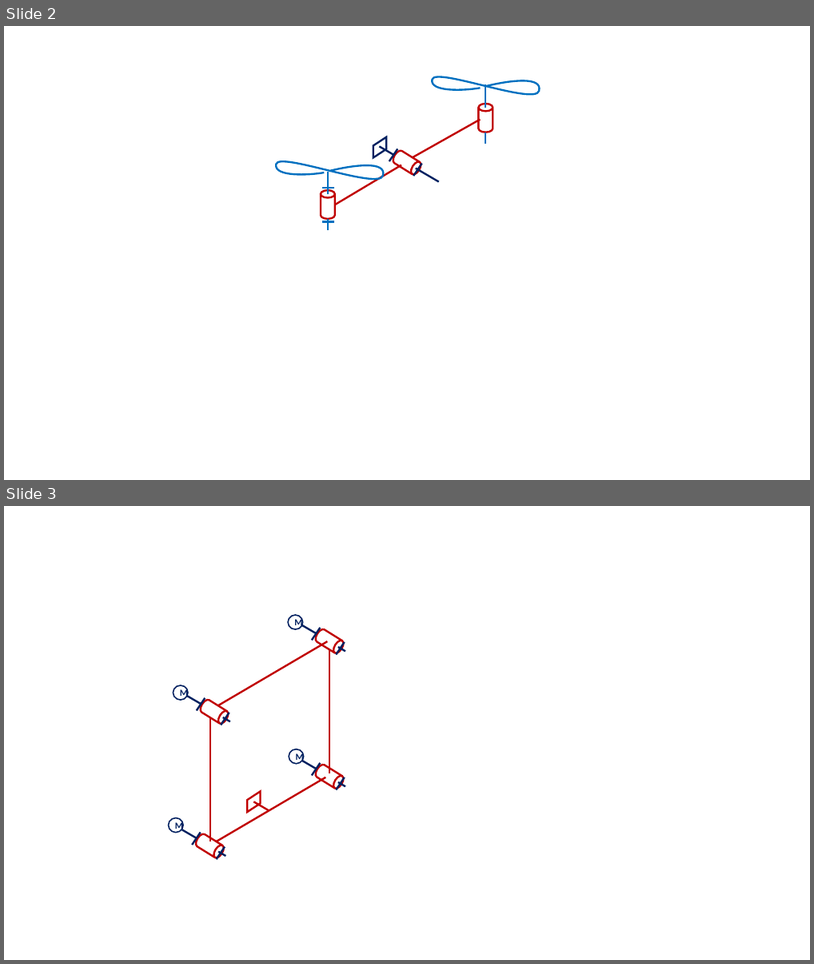
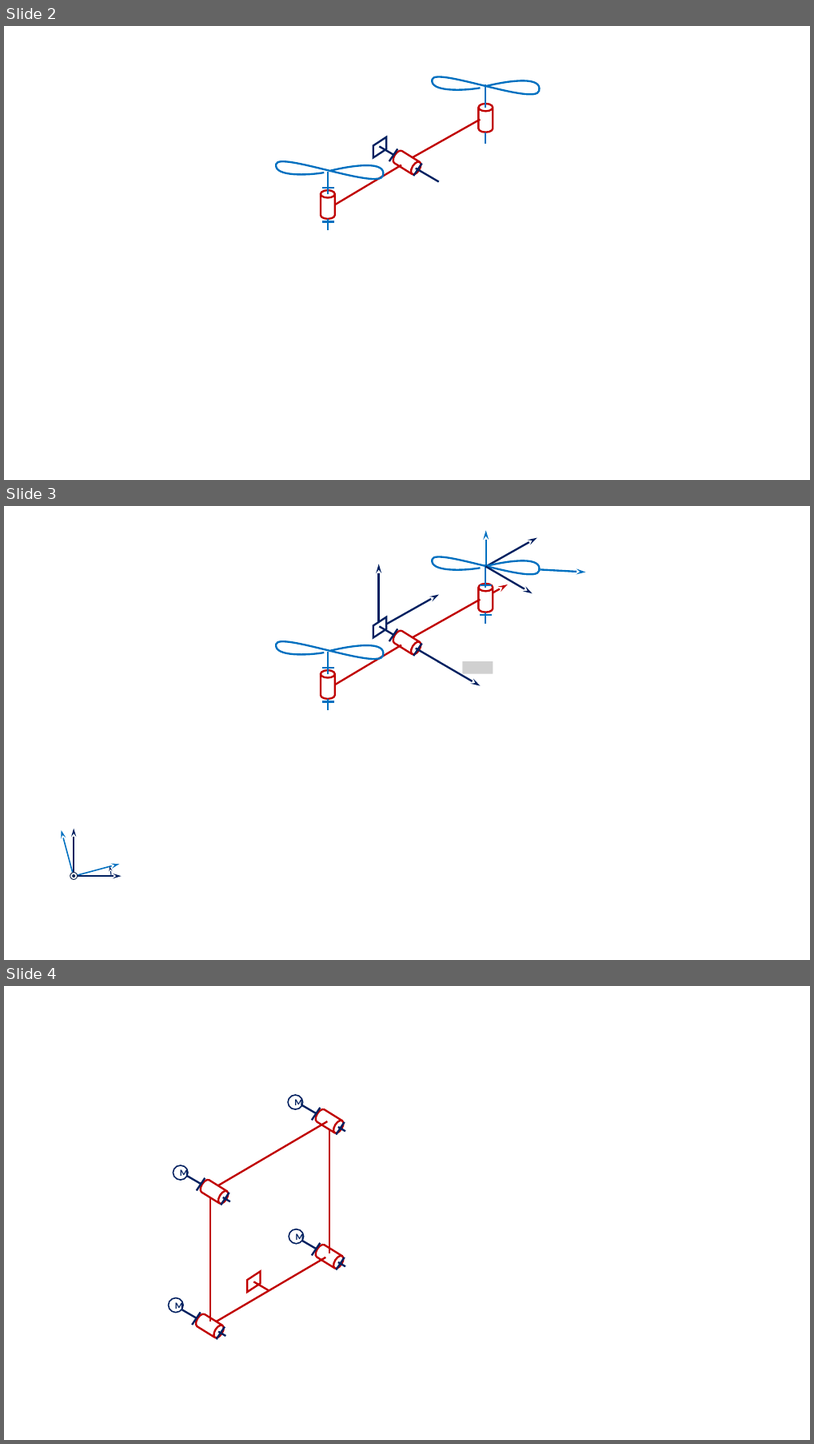
Before and after one commit to xpessoles/TP_Documents_PSI, a slide deck: Figures [Enregistrement automatique].pptx. Shown one above the other, each under a label of ours: slides 2 and 3 before the commit, slides 2, 3 and 4 after it. The pictures are 814x964 and 814x1444 pixels, drawn with LibreOffice and Linux fonts; fonts in the diff are those of the drawing; grey boxes stand for pictures; background and template pictures are left out. Boxes give left, top, right and bottom in pixels: in the first picture for what was removed or moved away, otherwise in the second. Text is boxed around its words. In the diff, an @@ line names an element or a change of style, - is before the commit and + after.

```diff
--- a/Figures [Enregistrement automatique].pptx
+++ b/Figures [Enregistrement automatique].pptx
@@ slide 3 added at [4, 506, 810, 960], background #FFFFFF; not listed: 1 template element that a slide beside it also shows @@
@@ freeform shape added at [432, 552, 541, 578], outline #0070C0 2.25 pt @@
@@ arrow added from (486, 567) to (538, 537), #002060 2.25 pt @@
@@ arrow added from (486, 567) to (486, 530), #0070C0 2.25 pt @@
@@ arrow added from (379, 621) to (379, 564), #002060 2.25 pt @@
@@ line added from (486, 564) to (486, 588), #0070C0 2.25 pt @@
@@ arrow added from (486, 567) to (533, 594), #002060 2.25 pt @@
@@ arrow added from (541, 569) to (586, 572), #0070C0 2.25 pt @@
@@ arrow added from (387, 624) to (439, 594), #002060 2.25 pt @@
@@ line added from (412, 638) to (481, 599), #C00000 2.25 pt @@
@@ cylinder added at [479, 584, 494, 612], outline #C00000 2.25 pt @@
@@ line added from (481, 585) to (492, 585), #0070C0 2.25 pt @@
@@ arrow added from (494, 592) to (508, 584), #C00000 2.25 pt @@
@@ parallelogram added at [374, 617, 387, 638], outline #002060 2.25 pt @@
@@ line added from (480, 615) to (492, 615), #0070C0 2.25 pt @@
@@ line added from (486, 612) to (486, 624), #0070C0 2.25 pt @@
@@ freeform shape added at [276, 636, 385, 663], outline #0070C0 2.25 pt @@
@@ line added from (335, 684) to (402, 645), #C00000 2.25 pt @@
@@ group added at [380, 626, 439, 661]: 4 lines, 1 cylinder @@
@@ cylinder added at [321, 670, 335, 698], outline #C00000 2.25 pt @@
@@ line added from (322, 668) to (334, 668), #0070C0 2.25 pt @@
@@ line added from (328, 651) to (328, 674), #0070C0 2.25 pt @@
@@ arrow added from (438, 661) to (481, 686), #002060 2.25 pt @@
@@ picture added at [463, 661, 494, 674] @@
@@ line added from (322, 701) to (334, 701), #0070C0 2.25 pt @@
@@ line added from (328, 699) to (328, 711), #0070C0 2.25 pt @@
@@ group added at [38, 828, 122, 912]: 4 arrows, 2 ellipses, 1 arc (boxed as its full ellipse) @@
@@ what was slide 3 is now slide 4 @@
```
